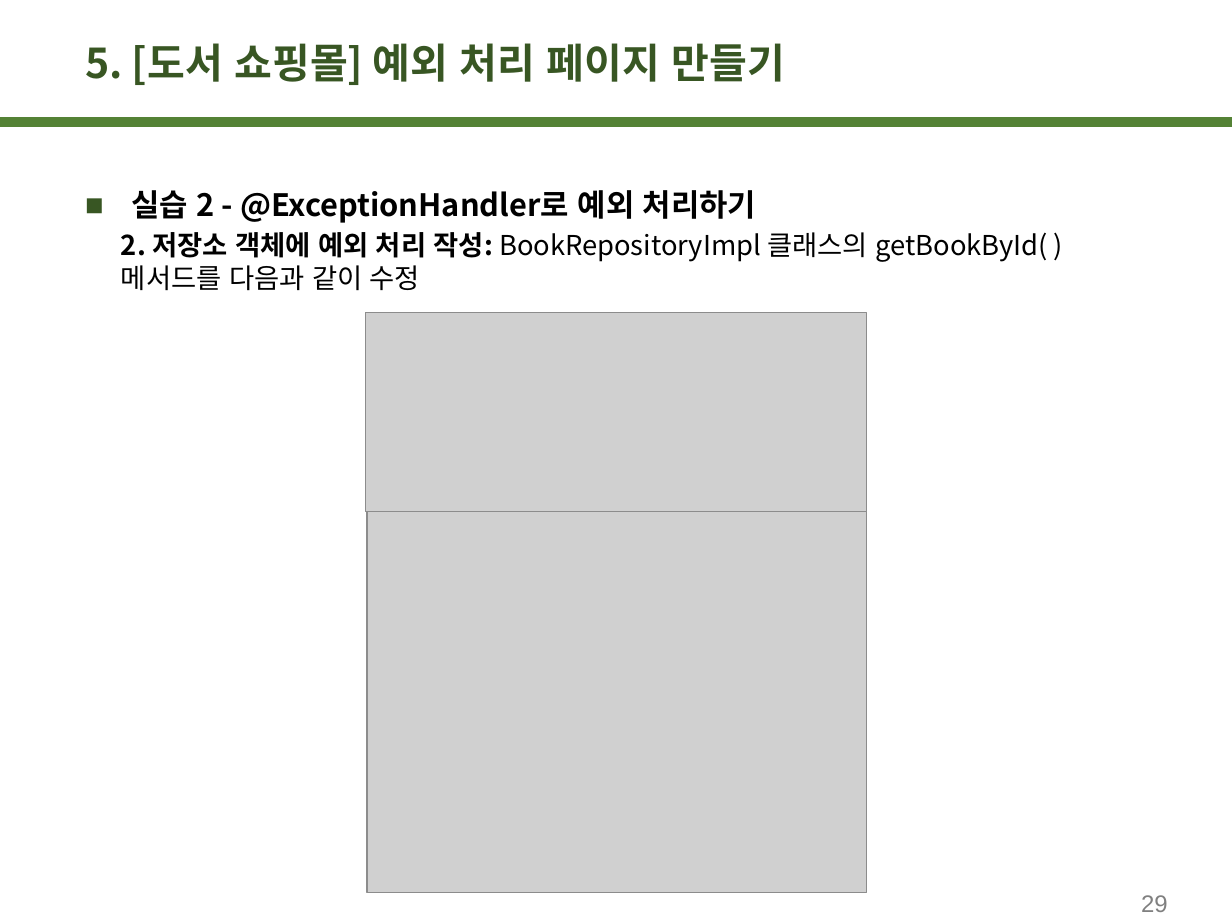
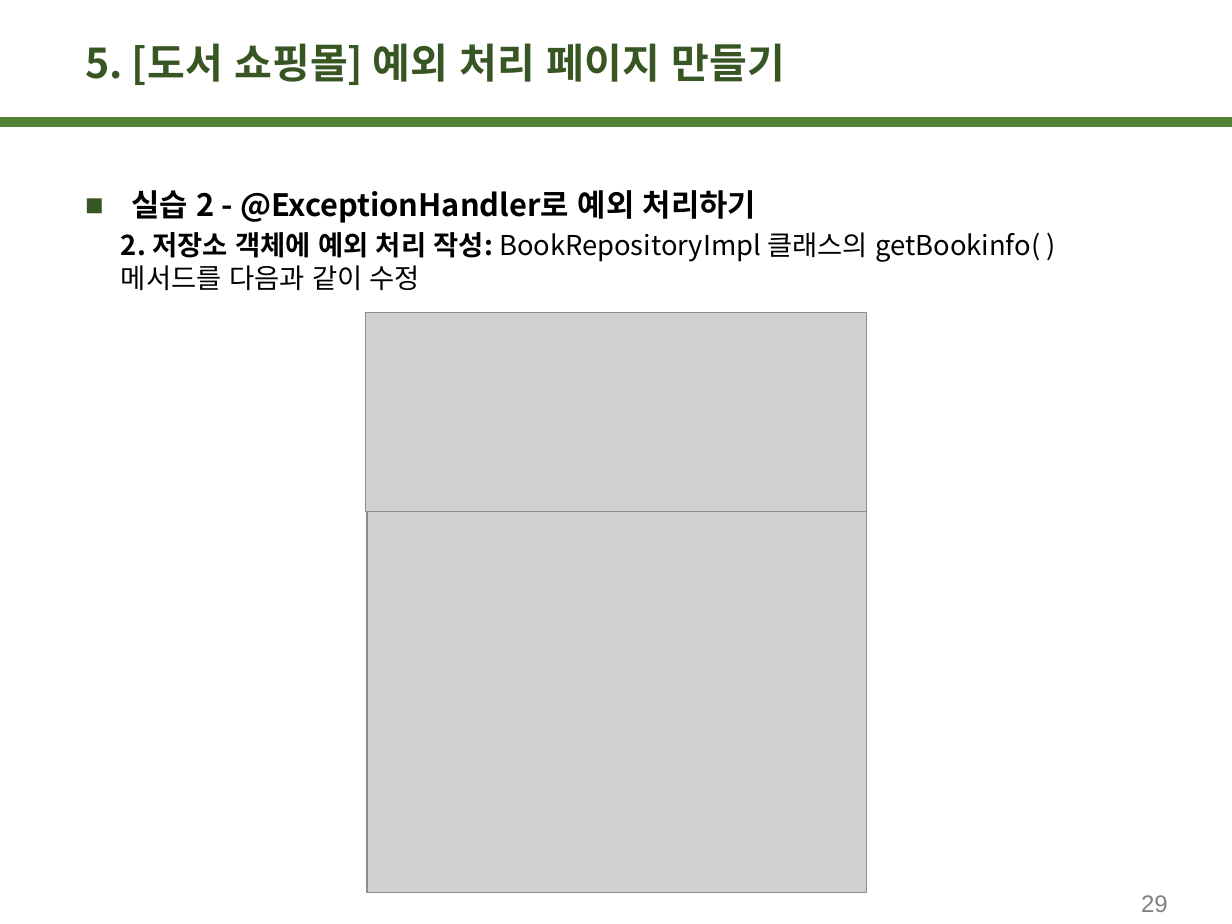
Before and after one commit to KGH93/Fullstack, a slide deck: slide 29 of spring/INFO/스프링부트 완전정복_강의교안/chap11 예외 처리.pptx. Drawn at 1232x924 pixels with LibreOffice and Linux fonts; fonts in the diff are those of the drawing; grey boxes stand for pictures. Boxes give left, top, right and bottom in pixels: in the first picture for what was removed or moved away, otherwise in the second. Text is boxed around its words. In the diff, an @@ line names an element or a change of style, - is before the commit and + after.

```diff
--- a/spring/INFO/스프링부트 완전정복_강의교안/chap11 예외 처리.pptx
+++ b/spring/INFO/스프링부트 완전정복_강의교안/chap11 예외 처리.pptx
@@ text at [121,232,1041,291]: text changed @@
-  2. 저장소 객체에 예외 처리 작성: BookRepositoryImpl 클래스의 getBookById( ) 메서드를 다음과 같이 수정
+  2. 저장소 객체에 예외 처리 작성: BookRepositoryImpl 클래스의 getBookinfo( ) 메서드를 다음과 같이 수정
```
Also in this commit, not shown: 52 other files.
